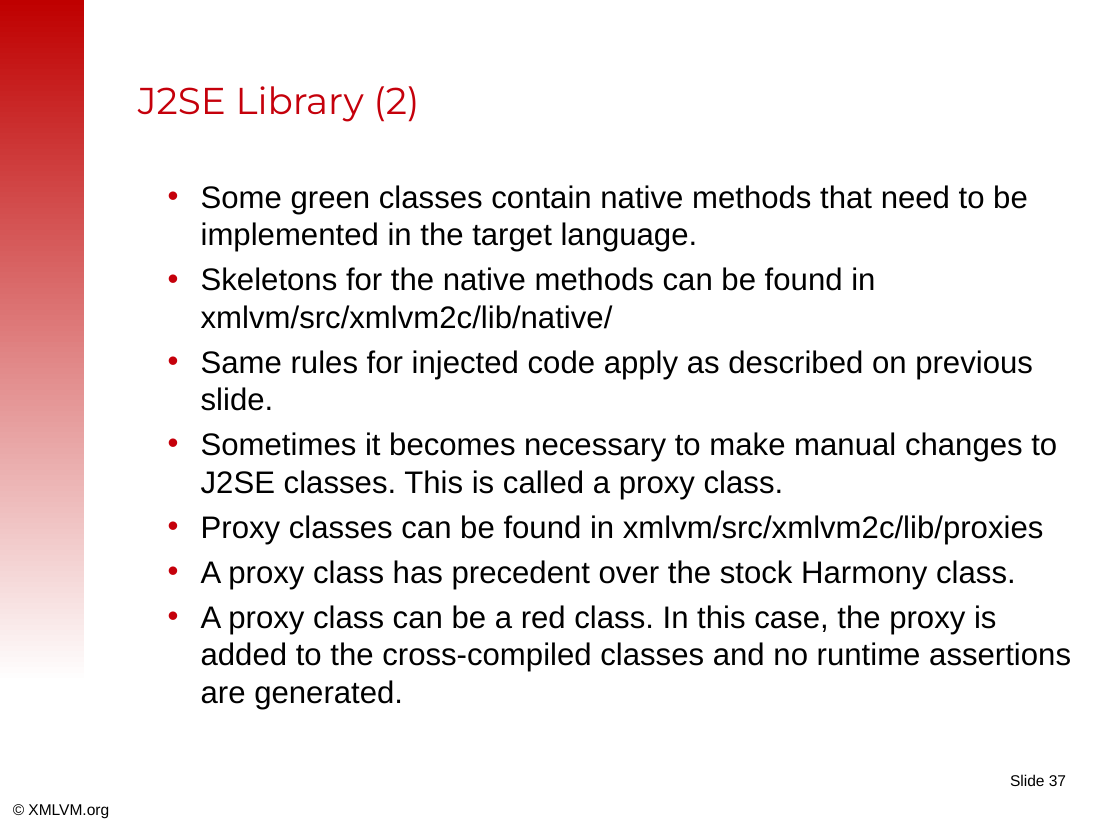
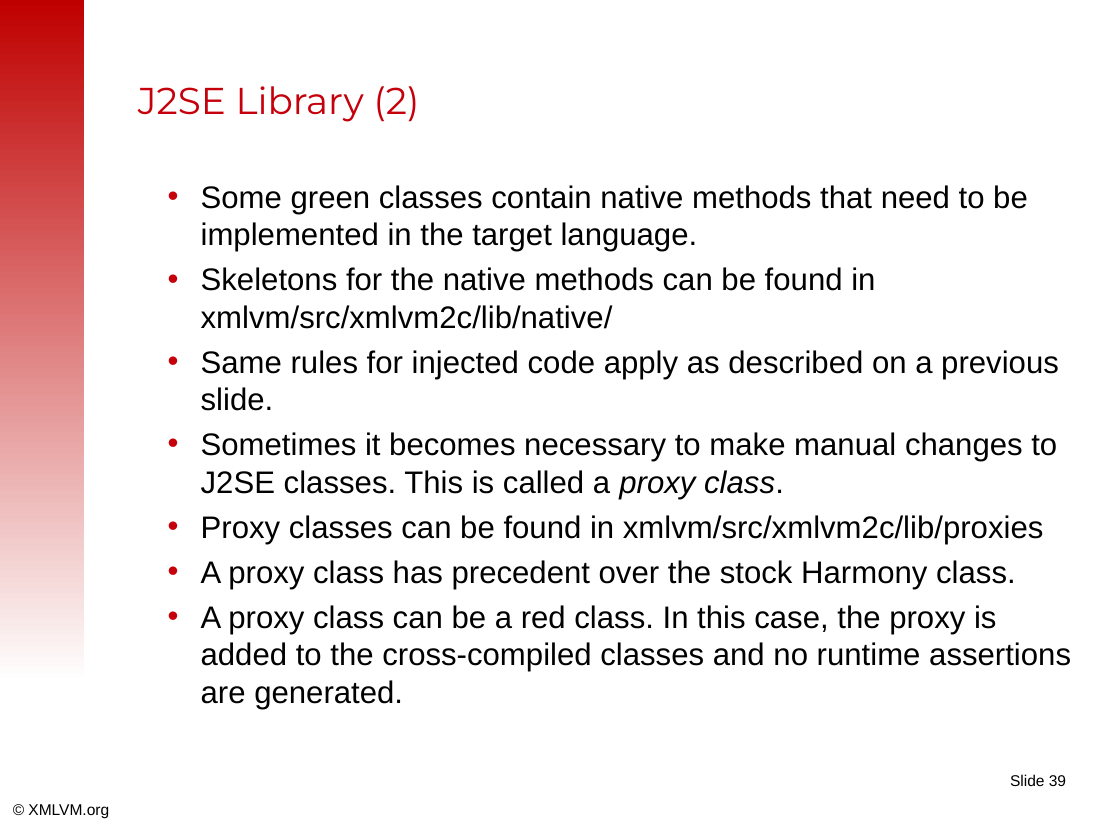
Before and after one commit to tisoft/xmlvm, a slide deck: slide 39 of doc/slides/android2iphone-master.odp (slide 37 before the commit). Drawn at 1120x840 pixels with LibreOffice and Linux fonts; fonts in the diff are those of the drawing; background and template pictures are left out. Boxes give left, top, right and bottom in pixels: in the first picture for what was removed or moved away, otherwise in the second. Text is boxed around its words. In the diff, an @@ line names an element or a change of style, - is before the commit and + after.

```diff
--- a/doc/slides/android2iphone-master.odp
+++ b/doc/slides/android2iphone-master.odp
@@ text at [201, 350, 1059, 411]: text changed @@
-• Same rules for injected code apply as described on previous slide.
+• Same rules for injected code apply as described on a previous slide.
@@ text at [201, 432, 1057, 499]: italic on in "proxy class." @@
@@ page number at [1010, 774, 1066, 786]: text changed @@
-Slide 37
+Slide 39
```
Also in this commit, not shown: 2 slides added.
